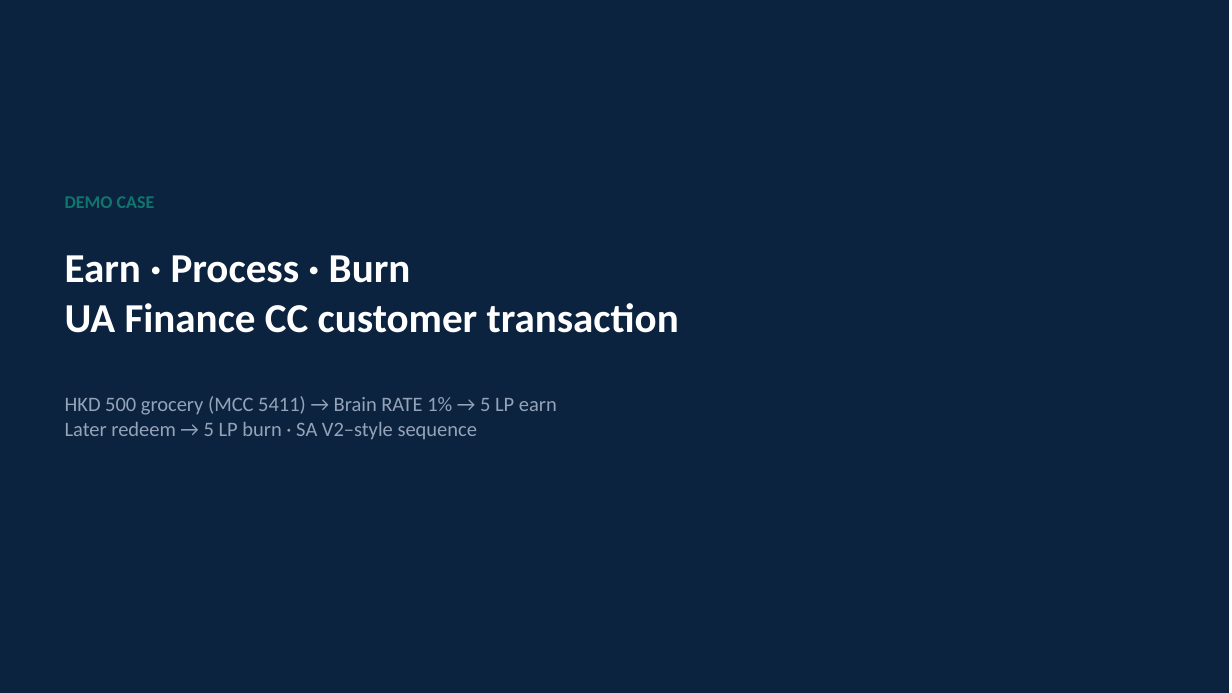
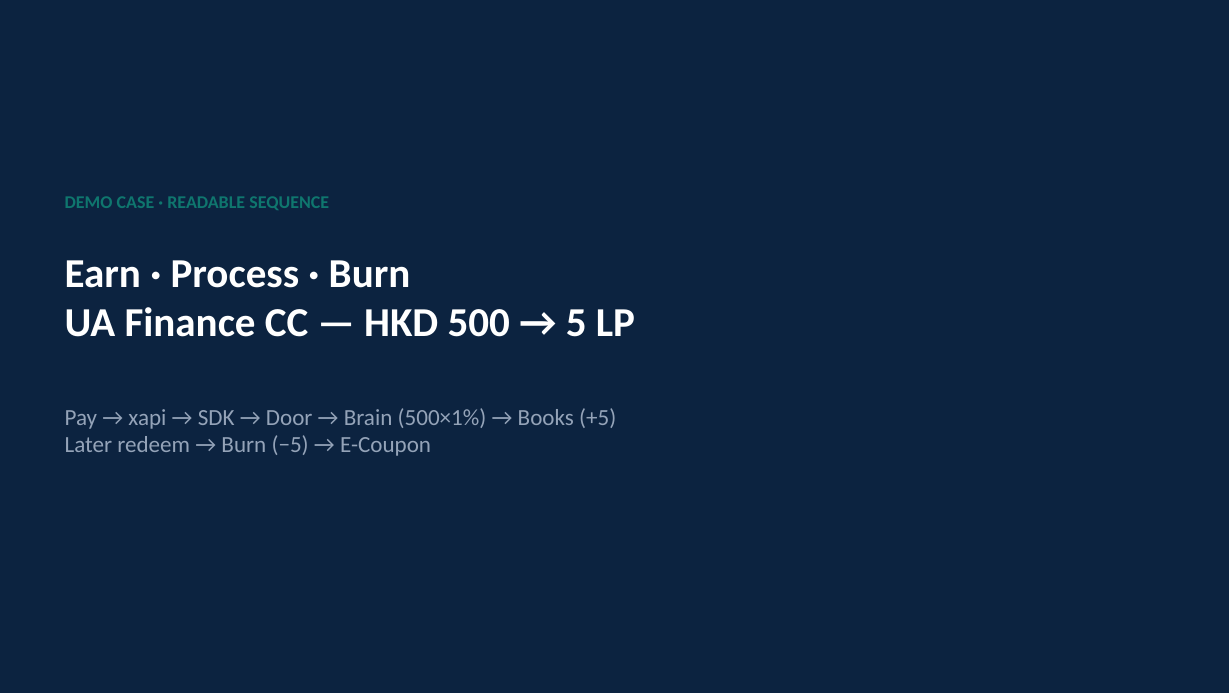
Before and after one commit to yky32/ledger-engine, a slide deck: slide 1 of docs/decks/LedgeRX-UAF-Earn-Process-Burn-Sequence.pptx. Drawn at 1232x693 pixels with LibreOffice and Linux fonts; fonts in the diff are those of the drawing. Boxes give left, top, right and bottom in pixels: in the first picture for what was removed or moved away, otherwise in the second. Text is boxed around its words. In the diff, an @@ line names an element or a change of style, - is before the commit and + after.

Commit message:
docs: readable UAF earn-process-burn sequence (no spaghetti arrows)

```diff
--- a/docs/decks/LedgeRX-UAF-Earn-Process-Burn-Sequence.pptx
+++ b/docs/decks/LedgeRX-UAF-Earn-Process-Burn-Sequence.pptx
@@ text at bbox=[65, 196, 329, 210]: text changed @@
-DEMO CASE
+DEMO CASE · READABLE SEQUENCE
@@ text at bbox=[65, 307, 635, 337]: text changed @@
-UA Finance CC customer transaction
+UA Finance CC — HKD 500 → 5 LP
@@ text at bbox=[65, 408, 616, 456]: text changed; size 16 to 18 pt @@
-HKD 500 grocery (MCC 5411) → Brain RATE 1% → 5 LP earn
-Later redeem → 5 LP burn · SA V2–style sequence
+Pay → xapi → SDK → Door → Brain (500×1%) → Books (+5)
+Later redeem → Burn (−5) → E-Coupon
```
Also in this commit, not shown: 1 other slide changed, 1 slide added, 1 slide removed, 2 other files.
